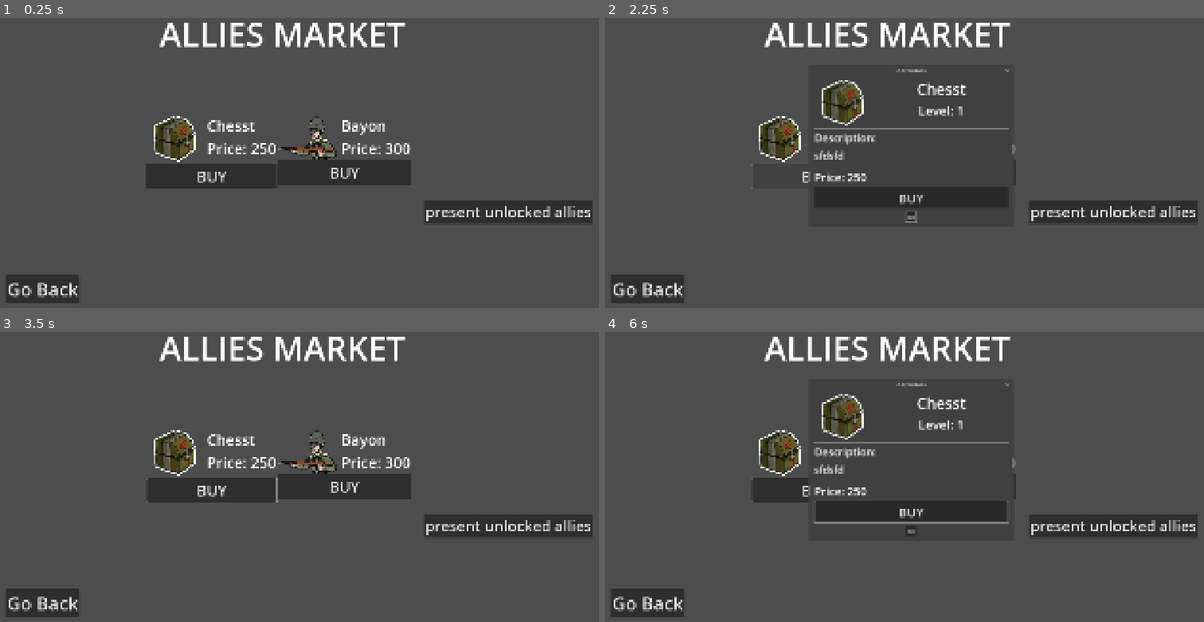
Above: before the commit, frames 1-4 (two rows, left to right).
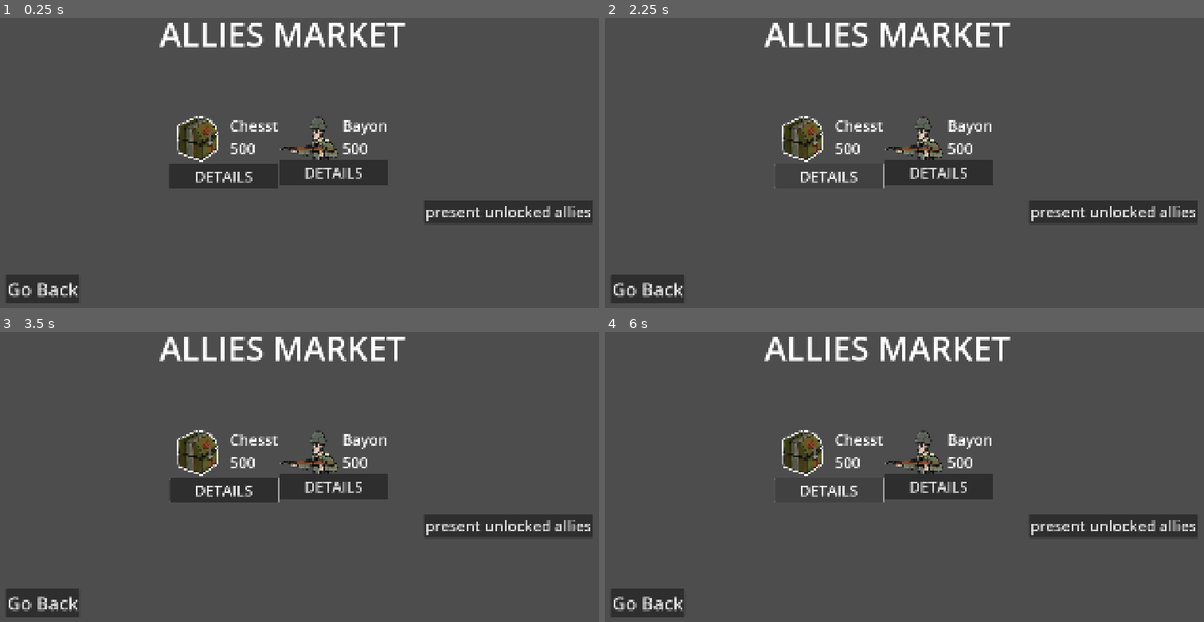
Above: after the commit, the same moments.

Repository: diablohumastudio/NvC-Data-Systems
Game: Godot game, scene res://screens/allies_market/allies_market.tscn
Two runs of this game, one before a commit and one after it. Both use one fixed random seed, a clock stepped at 60 frames per second and the inputs below. This scene is started directly instead of the project's main scene. The engine's default icon, where the game draws it, is replaced by a stand-in: a white triangle on a blue panel in a dark square.
Inputs (mouse positions are in pixels of both pictures, inside the frame that each line leads up to):
- Up to frame 1 (0.25 s): no input
- Up to frame 2 (2.25 s): click (814, 174) at 0.5 s, where only the run before the commit has a clickable "BUY"; click (910, 218) at 1.25 s, where only the run before the commit has a clickable "OK"; click (826, 174) at 2 s, where only the run after the commit has a clickable "DETAILS"
- Up to frame 3 (3.5 s): click (305, 532) at 2.75 s, where only the run before the commit has a clickable "OK"
- Up to frame 4 (6 s): click "present unlocked allies" at 3.5 s; click (814, 488) at 4.25 s, where only the run before the commit has a clickable "BUY"; click (910, 511) at 5 s, where only the run before the commit has a clickable "BUY"; click (826, 488) at 5.75 s, where only the run after the commit has a clickable "DETAILS"

The runs differ from the first frame. In frame 1, 3.6% of the frame differs, in the area x 24-69%, y 33-59%; in frame 2, 6.5%; in frame 3, 3.6%; in frame 4, 7.0%, in the area x 24-69%, y 17-71%.
Error before the commit: Invalid access to property or key 'allies_inventory' on a base object of type 'Nil'. (res://data/game_characters/allies/res_data/model/ally.gd:21)
Error after the commit: Invalid access to property or key 'allies_inventory' on a base object of type 'Nil'. (res://data/game_characters/allies/res_data/model/ally.gd:19)

Commit message:
a system for upgrading allies based on levels. Not completely working

Diff:
--- a/data/acs_system/actions/model/action.gd
+++ b/data/acs_system/actions/model/action.gd
@@ -40,6 +40,8 @@
 
 class PayUpgradeAlly extends Payload:
 	var ally_id: Ally.IDs
+	var ally_level: AllyLevel
 
-	func _init(_ally_id: Ally.IDs) -> void:
+	func _init(_ally_id: Ally.IDs, _ally_level) -> void:
 		ally_id = _ally_id
+		ally_level = _ally_level
--- a/data/acs_system/state_changers/model/sc_upgrade_ally.gd
+++ b/data/acs_system/state_changers/model/sc_upgrade_ally.gd
@@ -6,7 +6,8 @@
 func change_state(action: Action):
 	var payload: Action.PayUpgradeAlly = action.payload
 	var ally_id = payload.ally_id
+	var upgraded_level = payload.ally_level
 
 	for ud_ally in UDS.current_user_data.allies_inventory.ud_allies:
 		if ud_ally.id == ally_id:
-			ud_ally.level = ud_ally.level + 1
+			ud_ally.unlocked_levels.append(upgraded_level)
--- a/data/game_characters/allies/res_data/data/chest.tres
+++ b/data/game_characters/allies/res_data/data/chest.tres
@@ -3,7 +3,7 @@
 [ext_resource type="PackedScene" uid="uid://dwmd00t3h1w4g" path="res://game_characters_scenes/allies/money_providers/chest/chest.tscn" id="1_01uh0"]
 [ext_resource type="Script" uid="uid://ccntxav05c4k" path="res://data/game_characters/allies/res_data/model/ally.gd" id="1_3idmb"]
 [ext_resource type="Texture2D" uid="uid://fiodc4axyxnb" path="res://data/game_characters/allies/res_data/assets/chest_thumbnail.png" id="2_01uh0"]
-[ext_resource type="Resource" uid="uid://tnci7ph2ia3c" path="res://data/game_characters/allies/user_data/data/ud_money_provider.tres" id="3_4lu5i"]
+[ext_resource type="Resource" uid="uid://tnci7ph2ia3c" path="res://data/game_characters/allies/user_data/data/ud_chest.tres" id="3_4lu5i"]
 
 [resource]
 script = ExtResource("1_3idmb")
@@ -12,8 +12,6 @@
 description = "sfdsfd"
 thumbnail = ExtResource("2_01uh0")
 price = 250
-upgrade_price = 100
-max_level = 3
 ud_ally = ExtResource("3_4lu5i")
 scene = ExtResource("1_01uh0")
 metadata/_custom_type_script = "uid://ccntxav05c4k"
--- a/data/game_characters/allies/res_data/data/shoter_ally.tres
+++ b/data/game_characters/allies/res_data/data/shoter_ally.tres
@@ -1,9 +1,13 @@
-[gd_resource type="Resource" script_class="Ally" load_steps=5 format=3 uid="uid://bxaddilaeyy62"]
+[gd_resource type="Resource" script_class="Ally" load_steps=9 format=3 uid="uid://bxaddilaeyy62"]
 
 [ext_resource type="Script" uid="uid://ccntxav05c4k" path="res://data/game_characters/allies/res_data/model/ally.gd" id="1_i87kw"]
+[ext_resource type="Script" uid="uid://cp8n43lmapx8l" path="res://data/game_characters/allies/upgrades_data/model/ally_level.gd" id="1_iblkt"]
 [ext_resource type="PackedScene" uid="uid://cls10jllpda83" path="res://game_characters_scenes/allies/shoter_ally/bayonet_soldier/bayonet_soldier.tscn" id="1_xbp7i"]
+[ext_resource type="Resource" uid="uid://c4a462bjqt7xm" path="res://data/game_characters/allies/upgrades_data/data/shooter_ally/base_shot_lvl.tres" id="2_4o3gu"]
 [ext_resource type="Texture2D" uid="uid://clqhwebs0bq0b" path="res://data/game_characters/allies/res_data/assets/enemy_thumbnail_bayonet.png" id="2_xyo8g"]
+[ext_resource type="Resource" uid="uid://pb61pcsnc0gw" path="res://data/game_characters/allies/upgrades_data/data/shooter_ally/fast_shot_lvl_1.tres" id="3_7xv5u"]
 [ext_resource type="Resource" uid="uid://imhtlxk5ynnx" path="res://data/game_characters/allies/user_data/data/ud_shoter_ally.tres" id="3_xyo8g"]
+[ext_resource type="Resource" uid="uid://beylrs6b8ly7m" path="res://data/game_characters/allies/upgrades_data/data/shooter_ally/fast_shot_lvl_2.tres" id="4_2a2ic"]
 
 [resource]
 script = ExtResource("1_i87kw")
@@ -12,8 +16,7 @@
 description = ""
 thumbnail = ExtResource("2_xyo8g")
 price = 300
-upgrade_price = 100
-max_level = 3
+levels = Array[ExtResource("1_iblkt")]([ExtResource("2_4o3gu"), ExtResource("3_7xv5u"), ExtResource("4_2a2ic")])
 ud_ally = ExtResource("3_xyo8g")
 scene = ExtResource("1_xbp7i")
 metadata/_custom_type_script = "uid://ccntxav05c4k"
--- a/data/game_characters/allies/res_data/model/ally.gd
+++ b/data/game_characters/allies/res_data/model/ally.gd
@@ -9,8 +9,6 @@
 @export var thumbnail: Texture2D
 
 @export var price: int
-@export var upgrade_price: int = 100
-@export var max_level: int = 3
 
 @export var ud_ally: UDAlly : set = _set_ud_ally
 
--- /dev/null
+++ b/data/game_characters/allies/upgrades_data/data/chest/base_chest_lvl.tres
@@ -0,0 +1,12 @@
+[gd_resource type="Resource" script_class="MoneyPrviderLevel" load_steps=2 format=3 uid="uid://ds8e2vvrhqjod"]
+
+[ext_resource type="Script" uid="uid://bacha5qb1rbr" path="res://data/game_characters/allies/upgrades_data/model/money_provider_level.gd" id="1_xgg18"]
+
+[resource]
+script = ExtResource("1_xgg18")
+providing_speed = 100
+coin_value = 100
+level_id = "chest base"
+price = 100
+initial_HP = 100
+metadata/_custom_type_script = "uid://bacha5qb1rbr"
--- /dev/null
+++ b/data/game_characters/allies/upgrades_data/data/chest/fast_chest_lvl_1.tres
@@ -0,0 +1,12 @@
+[gd_resource type="Resource" script_class="MoneyPrviderLevel" load_steps=2 format=3 uid="uid://dsn7841jog7ve"]
+
+[ext_resource type="Script" uid="uid://bacha5qb1rbr" path="res://data/game_characters/allies/upgrades_data/model/money_provider_level.gd" id="1_vvt1q"]
+
+[resource]
+script = ExtResource("1_vvt1q")
+providing_speed = 110
+coin_value = 100
+level_id = "fast 1"
+price = 110
+initial_HP = 100
+metadata/_custom_type_script = "uid://bacha5qb1rbr"
--- /dev/null
+++ b/data/game_characters/allies/upgrades_data/data/chest/fast_chest_lvl_2.tres
@@ -0,0 +1,12 @@
+[gd_resource type="Resource" script_class="MoneyPrviderLevel" load_steps=2 format=3 uid="uid://c1t1j8g68rs8v"]
+
+[ext_resource type="Script" uid="uid://bacha5qb1rbr" path="res://data/game_characters/allies/upgrades_data/model/money_provider_level.gd" id="1_frbl3"]
+
+[resource]
+script = ExtResource("1_frbl3")
+providing_speed = 120
+coin_value = 100
+level_id = "fast 2"
+price = 120
+initial_HP = 100
+metadata/_custom_type_script = "uid://bacha5qb1rbr"
--- /dev/null
+++ b/data/game_characters/allies/upgrades_data/data/chest/fast_chest_lvl_3.tres
@@ -0,0 +1,12 @@
+[gd_resource type="Resource" script_class="MoneyPrviderLevel" load_steps=2 format=3 uid="uid://yav8nxtif4qf"]
+
+[ext_resource type="Script" uid="uid://bacha5qb1rbr" path="res://data/game_characters/allies/upgrades_data/model/money_provider_level.gd" id="1_abc123"]
+
+[resource]
+script = ExtResource("1_abc123")
+providing_speed = 130
+coin_value = 100
+level_id = "fast 3"
+price = 130
+initial_HP = 100
+metadata/_custom_type_script = "uid://bacha5qb1rbr"
--- /dev/null
+++ b/data/game_characters/allies/upgrades_data/data/chest/fast_chest_lvl_4.tres
@@ -0,0 +1,12 @@
+[gd_resource type="Resource" script_class="MoneyPrviderLevel" load_steps=2 format=3 uid="uid://c7beaqsr7k178"]
+
+[ext_resource type="Script" uid="uid://bacha5qb1rbr" path="res://data/game_characters/allies/upgrades_data/model/money_provider_level.gd" id="1_def456"]
+
+[resource]
+script = ExtResource("1_def456")
+providing_speed = 140
+coin_value = 100
+level_id = "fast 4"
+price = 140
+initial_HP = 100
+metadata/_custom_type_script = "uid://bacha5qb1rbr"
--- /dev/null
+++ b/data/game_characters/allies/upgrades_data/data/chest/rich_chest_lvl_1.tres
@@ -0,0 +1,11 @@
+[gd_resource type="Resource" script_class="MoneyPrviderLevel" load_steps=2 format=3]
+
+[ext_resource type="Script" uid="uid://bacha5qb1rbr" path="res://data/game_characters/allies/upgrades_data/model/money_provider_level.gd" id="1_abc123"]
+
+[resource]
+script = ExtResource("1_abc123")
+providing_speed = 100
+coin_value = 110
+level_id = "rich_chest_lvl_1"
+price = 120
+initial_HP = 100
--- /dev/null
+++ b/data/game_characters/allies/upgrades_data/data/chest/rich_chest_lvl_2.tres
@@ -0,0 +1,11 @@
+[gd_resource type="Resource" script_class="MoneyPrviderLevel" load_steps=2 format=3]
+
+[ext_resource type="Script" uid="uid://bacha5qb1rbr" path="res://data/game_characters/allies/upgrades_data/model/money_provider_level.gd" id="1_def456"]
+
+[resource]
+script = ExtResource("1_def456")
+providing_speed = 100
+coin_value = 120
+level_id = "rich_chest_lvl_2"
+price = 130
+initial_HP = 100
--- /dev/null
+++ b/data/game_characters/allies/upgrades_data/data/chest/rich_chest_lvl_3.tres
@@ -0,0 +1,11 @@
+[gd_resource type="Resource" script_class="MoneyPrviderLevel" load_steps=2 format=3]
+
+[ext_resource type="Script" uid="uid://bacha5qb1rbr" path="res://data/game_characters/allies/upgrades_data/model/money_provider_level.gd" id="1_ghi789"]
+
+[resource]
+script = ExtResource("1_ghi789")
+providing_speed = 100
+coin_value = 130
+level_id = "rich_chest_lvl_3"
+price = 140
+initial_HP = 100
--- /dev/null
+++ b/data/game_characters/allies/upgrades_data/data/chest/test_chest_lvl.tres
@@ -0,0 +1,12 @@
+[gd_resource type="Resource" script_class="MoneyPrviderLevel" load_steps=2 format=3 uid="uid://dkf7n8rskq8ww"]
+
+[ext_resource type="Script" uid="uid://bacha5qb1rbr" path="res://data/game_characters/allies/upgrades_data/model/money_provider_level.gd" id="1_xgg18"]
+
+[resource]
+script = ExtResource("1_xgg18")
+providing_speed = 100
+coin_value = 100
+level_id = "chest test"
+price = 100
+initial_HP = 100
+metadata/_custom_type_script = "uid://bacha5qb1rbr"
--- /dev/null
+++ b/data/game_characters/allies/upgrades_data/data/shooter_ally/base_shot_lvl.tres
@@ -0,0 +1,13 @@
+[gd_resource type="Resource" script_class="ShooterAllyLevel" load_steps=2 format=3 uid="uid://c4a462bjqt7xm"]
+
+[ext_resource type="Script" uid="uid://bxsxos5gjpl6h" path="res://data/game_characters/allies/upgrades_data/model/shooter_ally_level.gd" id="1_6ngpo"]
+
+[resource]
+script = ExtResource("1_6ngpo")
+shooting_range = 100
+shooting_speed = 100
+shooting_power = 100
+level_id = "base shot"
+price = 100
+initial_HP = 100
+metadata/_custom_type_script = "uid://bxsxos5gjpl6h"
--- /dev/null
+++ b/data/game_characters/allies/upgrades_data/data/shooter_ally/fast_shot_lvl_1.tres
@@ -0,0 +1,13 @@
+[gd_resource type="Resource" script_class="ShooterAllyLevel" load_steps=2 format=3 uid="uid://pb61pcsnc0gw"]
+
+[ext_resource type="Script" uid="uid://bxsxos5gjpl6h" path="res://data/game_characters/allies/upgrades_data/model/shooter_ally_level.gd" id="1_ko8n7"]
+
+[resource]
+script = ExtResource("1_ko8n7")
+shooting_range = 100
+shooting_speed = 110
+shooting_power = 100
+level_id = "fast sh 1"
+price = 110
+initial_HP = 100
+metadata/_custom_type_script = "uid://bxsxos5gjpl6h"
--- /dev/null
+++ b/data/game_characters/allies/upgrades_data/data/shooter_ally/fast_shot_lvl_2.tres
@@ -0,0 +1,13 @@
+[gd_resource type="Resource" script_class="ShooterAllyLevel" load_steps=2 format=3 uid="uid://beylrs6b8ly7m"]
+
+[ext_resource type="Script" uid="uid://bxsxos5gjpl6h" path="res://data/game_characters/allies/upgrades_data/model/shooter_ally_level.gd" id="1_wo0v4"]
+
+[resource]
+script = ExtResource("1_wo0v4")
+shooting_range = 100
+shooting_speed = 110
+shooting_power = 100
+level_id = "fast sh 2"
+price = 110
+initial_HP = 100
+metadata/_custom_type_script = "uid://bxsxos5gjpl6h"
--- /dev/null
+++ b/data/game_characters/allies/upgrades_data/model/ally_level.gd
@@ -0,0 +1,7 @@
+class_name AllyLevel extends GameCharacterLevel
+
+@export var level_id: String
+@export var price: int
+
+@export var locked: bool
+@export var buyed: bool
--- /dev/null
+++ b/data/game_characters/allies/upgrades_data/model/ally_upgrade_tree.gd
@@ -0,0 +1,3 @@
+class_name AllyLevelTree extends Resource
+
+@export var levels: Array[AllyLevel]
--- /dev/null
+++ b/data/game_characters/allies/upgrades_data/model/money_provider_level.gd
@@ -0,0 +1,4 @@
+class_name MoneyPrviderLevel extends AllyLevel
+
+@export var providing_speed: int
+@export var coin_value: int
--- /dev/null
+++ b/data/game_characters/allies/upgrades_data/model/shooter_ally_level.gd
@@ -0,0 +1,5 @@
+class_name ShooterAllyLevel extends AllyLevel
+
+@export var shooting_range: int
+@export var shooting_speed: int
+@export var shooting_power: int
--- /dev/null
+++ b/data/game_characters/allies/user_data/data/ud_chest.tres
@@ -0,0 +1,18 @@
+[gd_resource type="Resource" script_class="UDAlly" load_steps=6 format=3 uid="uid://tnci7ph2ia3c"]
+
+[ext_resource type="Script" uid="uid://lucdai2ohj0b" path="res://data/game_characters/allies/user_data/model/ud_ally.gd" id="1_f2g1w"]
+[ext_resource type="Script" uid="uid://cp8n43lmapx8l" path="res://data/game_characters/allies/upgrades_data/model/ally_level.gd" id="1_hh26n"]
+[ext_resource type="Resource" uid="uid://dsn7841jog7ve" path="res://data/game_characters/allies/upgrades_data/data/chest/fast_chest_lvl_1.tres" id="2_dpgif"]
+[ext_resource type="Resource" uid="uid://cdw84tffq1sgt" path="res://data/acs_system/conditions/data/cond_lv_compl_lv_2.tres" id="4_dpgif"]
+[ext_resource type="Resource" uid="uid://c1t1j8g68rs8v" path="res://data/game_characters/allies/upgrades_data/data/chest/fast_chest_lvl_2.tres" id="5_qdoqb"]
+
+[resource]
+script = ExtResource("1_f2g1w")
+id = 1
+levels_conditions = Dictionary[ExtResource("1_hh26n"), Dictionary]({
+ExtResource("2_dpgif"): {},
+ExtResource("5_qdoqb"): {
+ExtResource("4_dpgif"): false
+}
+})
+metadata/_custom_type_script = "uid://lucdai2ohj0b"
--- a/data/game_characters/allies/user_data/data/ud_money_provider.tres
+++ /dev/null
@@ -1,10 +0,0 @@
-[gd_resource type="Resource" script_class="UDAlly" load_steps=2 format=3 uid="uid://tnci7ph2ia3c"]
-
-[ext_resource type="Script" uid="uid://lucdai2ohj0b" path="res://data/game_characters/allies/user_data/model/ud_ally.gd" id="1_f2g1w"]
-
-[resource]
-script = ExtResource("1_f2g1w")
-id = 1
-locked = true
-level = 1
-metadata/_custom_type_script = "uid://lucdai2ohj0b"
--- a/data/game_characters/allies/user_data/data/ud_shoter_ally.tres
+++ b/data/game_characters/allies/user_data/data/ud_shoter_ally.tres
@@ -1,10 +1,18 @@
-[gd_resource type="Resource" script_class="UDAlly" load_steps=2 format=3 uid="uid://imhtlxk5ynnx"]
+[gd_resource type="Resource" script_class="UDAlly" load_steps=5 format=3 uid="uid://imhtlxk5ynnx"]
 
+[ext_resource type="Script" uid="uid://cp8n43lmapx8l" path="res://data/game_characters/allies/upgrades_data/model/ally_level.gd" id="1_mo8ns"]
 [ext_resource type="Script" uid="uid://lucdai2ohj0b" path="res://data/game_characters/allies/user_data/model/ud_ally.gd" id="1_ttwn6"]
+[ext_resource type="Resource" uid="uid://pb61pcsnc0gw" path="res://data/game_characters/allies/upgrades_data/data/shooter_ally/fast_shot_lvl_1.tres" id="2_gui07"]
+[ext_resource type="Resource" uid="uid://cdw84tffq1sgt" path="res://data/acs_system/conditions/data/cond_lv_compl_lv_2.tres" id="3_ddrpd"]
 
 [resource]
 script = ExtResource("1_ttwn6")
 id = 0
-locked = true
-level = 1
+levels_conditions = Dictionary[ExtResource("1_mo8ns"), Dictionary]({
+ExtResource("2_gui07"): {
+ExtResource("3_ddrpd"): false
+}
+})
+unlcked_levels_ids = Array[String]([])
+buyed_levels_ids = Array[String]([])
 metadata/_custom_type_script = "uid://lucdai2ohj0b"
--- a/data/game_characters/allies/user_data/model/ud_ally.gd
+++ b/data/game_characters/allies/user_data/model/ud_ally.gd
@@ -2,5 +2,41 @@
 
 @export var id : Ally.IDs
 
-@export var locked: bool = true
-@export var level: int = 1
+@export var levels_conditions: Dictionary[AllyLevel, Dictionary]: set = _set_levels
+
+func _set_levels(new_value: Dictionary[AllyLevel, Dictionary]):
+	if levels_conditions:
+		for level in levels_conditions:
+			var conditions = levels_conditions[level]
+			for condition in conditions:
+				if condition.fullfilled.is_connected(_on_condition_fullfilled.bind(level)):
+					condition.fullfilled.disconect(_on_condition_fullfilled.bind(level))
+
+	levels_conditions = new_value
+	for level in levels_conditions:
+		var conditions = levels_conditions[level]
+		for condition in conditions:
+			if !condition.fullfilled.is_connected(_on_condition_fullfilled.bind(level)):
+				condition.fullfilled.connect(_on_condition_fullfilled.bind(level))
+
+func _on_condition_fullfilled(condition: Condition, level: AllyLevel):
+	var conditions = levels_conditions[level]
+	conditions[condition] = true
+
+	for _condition in conditions:
+		if conditions[_condition] == false:
+			return
+	level.locked = false
+
+func is_level_unlocked(level_id: String) -> bool:
+	var level: AllyLevel
+	for _level in levels_conditions:
+		if _level.level_id == level_id:
+			level = _level
+
+	var conditions = levels_conditions[level]
+	for condition in conditions:
+			print(conditions[condition])
+			if !conditions[condition]:
+				return false
+	return true
--- /dev/null
+++ b/data/game_characters/model/game_character_level.gd
@@ -0,0 +1,3 @@
+class_name GameCharacterLevel extends Resource
+
+@export var initial_HP: int
Not shown, added: data/game_characters/allies/upgrades_data/model/ally_level.gd.uid
Not shown, added: data/game_characters/allies/upgrades_data/model/ally_upgrade_tree.gd.uid
Not shown, added: data/game_characters/allies/upgrades_data/model/money_provider_level.gd.uid
Not shown, added: data/game_characters/allies/upgrades_data/model/shooter_ally_level.gd.uid
Not shown, added: data/game_characters/model/game_character_level.gd.uid
